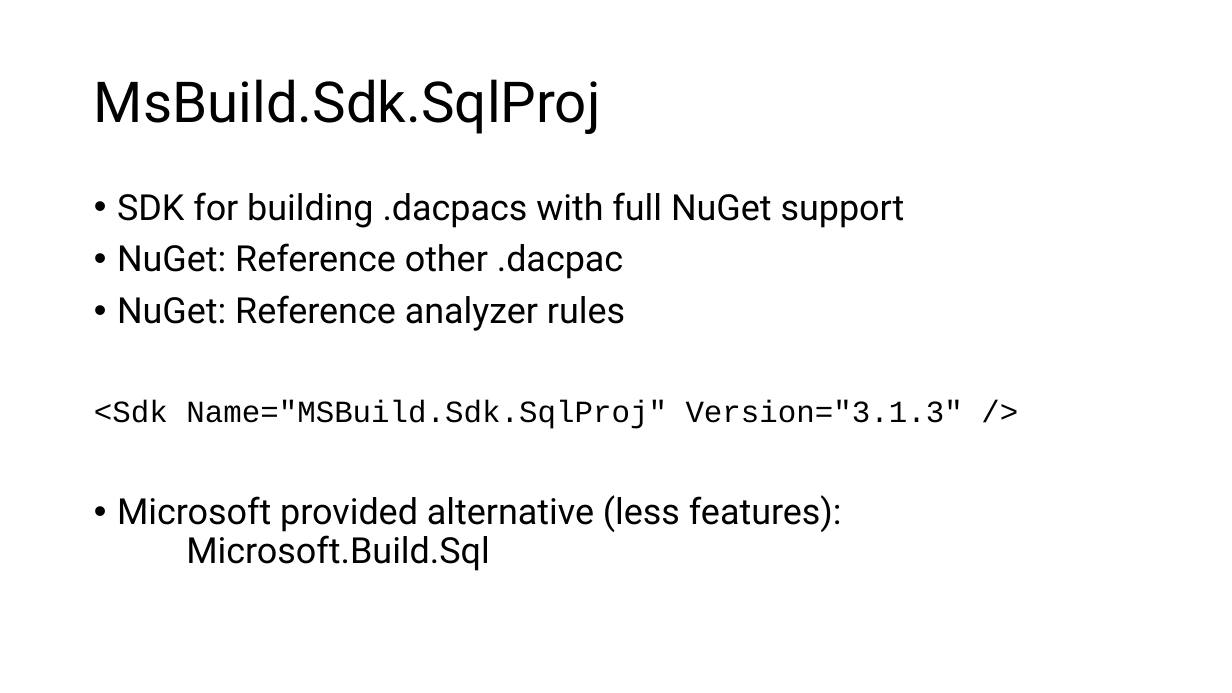
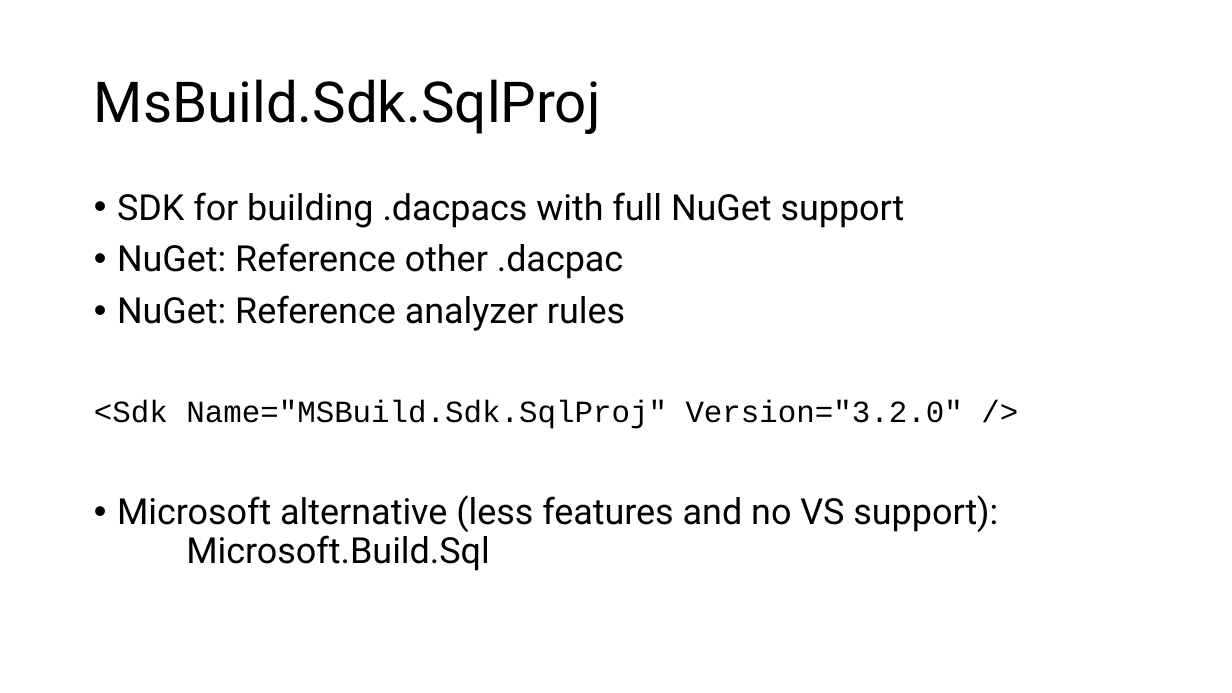
Before and after one commit to ErikEJ/TsqlAnalysis, a slide deck: slide 9 of T-SQL Code analysis.pptx (slide 8 before the commit). Drawn at 1232x693 pixels with LibreOffice and Linux fonts; fonts in the diff are those of the drawing. Boxes give left, top, right and bottom in pixels: in the first picture for what was removed or moved away, otherwise in the second. Text is boxed around its words. In the diff, an @@ line names an element or a change of style, - is before the commit and + after.

Commit message:
Update slides

```diff
--- a/T-SQL Code analysis.pptx
+++ b/T-SQL Code analysis.pptx
@@ text at (94, 400, 998, 571): text changed @@
-<Sdk Name="MSBuild.Sdk.SqlProj" Version="3.1.3" />
-• Microsoft provided alternative (less features):
-  Microsoft.Build.Sql
+<Sdk Name="MSBuild.Sdk.SqlProj" Version="3.2.0" />
+• Microsoft alternative (less features and no VS support):
+  Microsoft.Build.Sql
```
Also in this commit, not shown: 1 other slide changed, 2 slides added.
